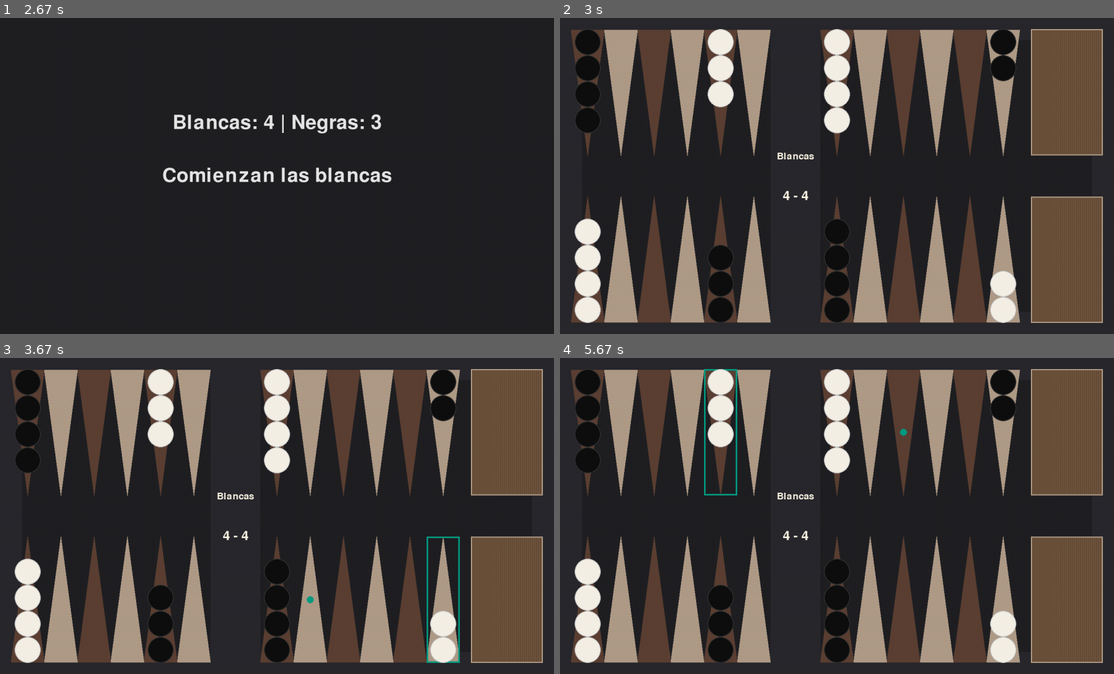
Above: before the commit, frames 1-4 (two rows, left to right).
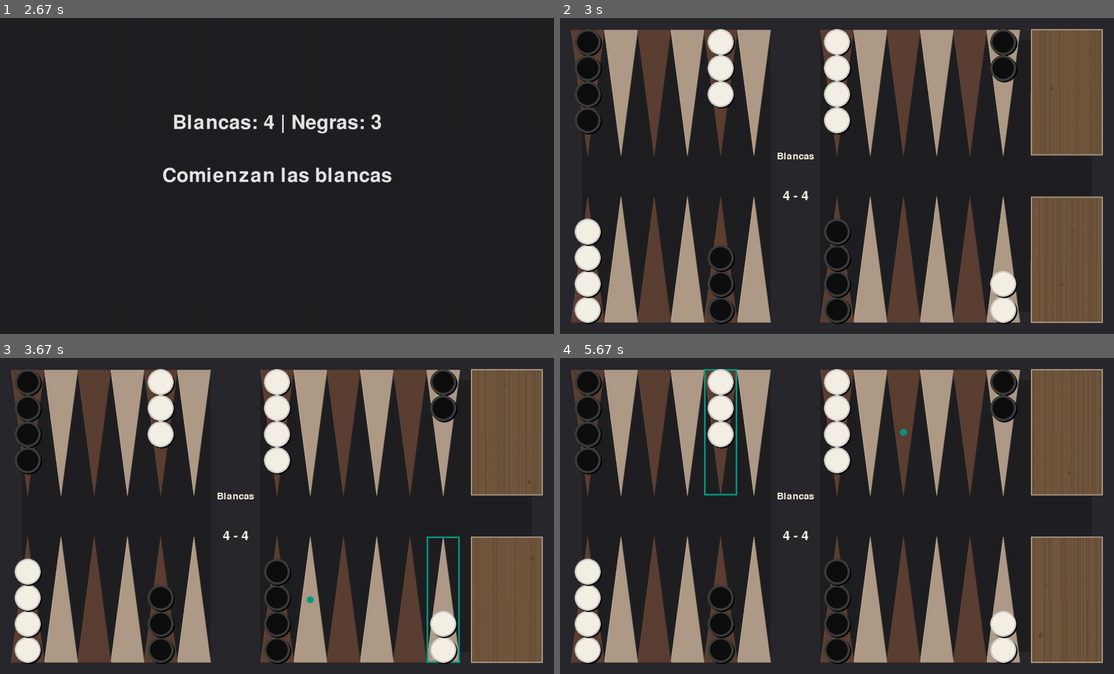
Above: after the commit, the same moments.

Repository: BarbozaFederico/rback
Game: pygame game, started from backgammon/pygame_ui/ui.py
Two runs of this game, one before a commit and one after it. Both use one fixed random seed, a clock stepped at 60 frames per second and the inputs below.
Inputs (mouse positions are in pixels of both pictures, inside the frame that each line leads up to):
- Up to frame 1 (2.67 s): click (277, 176) at 0.38 s
- Up to frame 2 (3 s): no input
- Up to frame 3 (3.67 s): click (421, 566) at 3.22 s; click (443, 598) at 3.55 s
- Up to frame 4 (5.67 s): click (1030, 598) at 3.88 s; click (1003, 598) at 4.22 s; click (665, 474) at 4.55 s; click (715, 459) at 5.55 s

Frame 1 is identical in both runs. In frame 2, 2.1% of the frame differs, in the area x 2-95%, y 3-97%; in frame 3, 2.1%; in frame 4, 2.1%.

Commit message:
feat: Enhance UI with realistic 3D and texture effects
This commit overhauls the backgammon board's visual presentation to create a more realistic and immersive user experience.

- Implemented a 3D effect for checkers, adding shadows and highlights to give them depth.
- Added a subtle 3D effect to the board points (triangles) to make them look inlaid.
- Introduced a procedural wood grain texture to the main board background and enhanced the texture in the bear-off areas.
- The game's color palette remains consistent with the existing theme.

Diff:
--- a/backgammon/pygame_ui/ui.py
+++ b/backgammon/pygame_ui/ui.py
@@ -191,6 +191,27 @@
                 point_x_top, self.board_edge, self.point_width, self.point_height
             )
 
+    def _draw_3d_checker(self, surface, color, center, radius):
+        """Dibuja una ficha con efecto 3D, incluyendo sombra y brillo."""
+        shadow_color = (0, 0, 0, 100)
+        highlight_color = (255, 255, 255, 50)
+        darker_color = (int(color[0] * 0.8), int(color[1] * 0.8), int(color[2] * 0.8))
+
+        # Sombra arrojada
+        shadow_offset = int(radius * 0.1)
+        pygame.draw.circle(surface, shadow_color, (center[0] + shadow_offset, center[1] + shadow_offset), radius)
+
+        # Cuerpo principal de la ficha
+        pygame.draw.circle(surface, darker_color, center, radius)
+
+        # Borde interior para dar profundidad
+        pygame.draw.circle(surface, color, center, int(radius * 0.9))
+
+        # Brillo sutil
+        highlight_surface = pygame.Surface((radius * 2, radius * 2), pygame.SRCALPHA)
+        pygame.draw.circle(highlight_surface, highlight_color, (radius, radius), radius, int(radius * 0.2))
+        surface.blit(highlight_surface, (center[0] - radius, center[1] - radius))
+
     def _draw_checkers(self):
         """Draws the checkers on the board based on the game state."""
         checker_colors = {"blancas": COLOR_PIEZA_BLANCA, "negras": COLOR_PIEZA_NEGRA}
@@ -225,21 +246,8 @@
             for i in range(num_to_draw):
                 center_x = rect.centerx
                 center_y = base_y + (i * 2 * self.checker_radius * direction)
-                border_color = (
-                    COLOR_BORDE_BLANCA
-                    if player_color == "blancas"
-                    else COLOR_BORDE_NEGRA
-                )
-                pygame.draw.circle(
-                    self.screen, checker_color, (center_x, center_y), self.checker_radius
-                )
-                pygame.draw.circle(
-                    self.screen,
-                    border_color,
-                    (center_x, center_y),
-                    self.checker_radius,
-                    2,
-                )
+                self._draw_3d_checker(self.screen, checker_color, (center_x, center_y), self.checker_radius)
+
 
             # If there are more than 5 checkers, display the count on the last visible checker
             if len(checkers) > 5:
@@ -271,17 +279,7 @@
             center_y = positions[color_name]
 
             # Draw a single checker representing the stack on the bar
-            border_color = (
-                COLOR_BORDE_BLANCA
-                if color_name == "blancas"
-                else COLOR_BORDE_NEGRA
-            )
-            pygame.draw.circle(
-                self.screen, color, (bar_x, center_y), self.checker_radius
-            )
-            pygame.draw.circle(
-                self.screen, border_color, (bar_x, center_y), self.checker_radius, 2
-            )
+            self._draw_3d_checker(self.screen, color, (bar_x, center_y), self.checker_radius)
 
             # If there's more than one, draw the count
             if len(checkers) > 1:
@@ -374,72 +372,82 @@
         """
         Draws the static elements of the backgammon board using pre-calculated rects.
         """
-        # Dibuja el fondo de la mesa y el marco del tablero
+        # --- 1. Draw Textured Background ---
         self.screen.fill(COLOR_FONDO_MESA)
+
+        # Create a surface for the wood grain texture for the main playing area
+        wood_texture = pygame.Surface((WIDTH, HEIGHT), pygame.SRCALPHA)
+        grain_color = (*COLOR_FONDO_TABLERO, 15) # Use a very subtle, semi-transparent dark grain
+
+        # Draw long, wavy vertical grains to simulate wood
+        for i in range(WIDTH // 15): # Fewer lines for a more subtle effect
+            if random.randint(0, 1) == 0: continue
+
+            x_start = random.randint(0, WIDTH)
+            y_current = 0
+            x_current = x_start
+
+            while y_current < HEIGHT:
+                x_wobble = random.randint(-1, 1) * 2
+                y_step = random.randint(20, 40)
+                x_next, y_next = x_current + x_wobble, y_current + y_step
+                pygame.draw.line(wood_texture, grain_color, (x_current, y_current), (x_next, y_next), 2)
+                x_current, y_current = x_next, y_next
+
+        self.screen.blit(wood_texture, (0, 0))
+
+        # --- 2. Draw Board Frame and Bar ---
         pygame.draw.rect(
             self.screen, COLOR_FONDO_TABLERO, (0, 0, WIDTH, HEIGHT), self.board_edge * 2
         )
-
-        # Dibuja la barra central
         bar_x = self.board_edge + 6 * self.point_width
         pygame.draw.rect(self.screen, COLOR_FONDO_TABLERO, (bar_x, 0, self.bar_width, HEIGHT))
 
-        # Dibuja las áreas de bear-off
+        # --- 3. Draw Textured Bear-Off Areas ---
         for color, rect in self.bear_off_rects.items():
             pygame.draw.rect(self.screen, COLOR_BEAR_OFF_BAR, rect)
-            # Simular textura de madera o fieltro con líneas
-            for i in range(0, rect.width, 5):
-                line_color = (
-                    *COLOR_TRIANGULO_OSCURO,
-                    50,
-                )  # Añadir canal alfa para transparencia
-                start_pos = (rect.left + i, rect.top)
-                end_pos = (rect.left + i, rect.bottom)
-                pygame.draw.line(self.screen, line_color, start_pos, end_pos, 1)
+
+            # Enhanced wood texture for bear-off area
+            darker_wood = (int(COLOR_BEAR_OFF_BAR[0] * 0.85), int(COLOR_BEAR_OFF_BAR[1] * 0.85), int(COLOR_BEAR_OFF_BAR[2] * 0.85))
+            lighter_wood = (min(255, int(COLOR_BEAR_OFF_BAR[0] * 1.15)), min(255, int(COLOR_BEAR_OFF_BAR[1] * 1.15)), min(255, int(COLOR_BEAR_OFF_BAR[2] * 1.15)))
+
+            for i in range(0, rect.width, random.randint(4, 8)):
+                line_color = random.choice([darker_wood, lighter_wood])
+                start_x, end_x = rect.left + i, rect.left + i + random.randint(-1, 1)
+                pygame.draw.line(self.screen, line_color, (start_x, rect.top), (end_x, rect.bottom), 1)
+
+            for _ in range(2): # Add a couple of "knots"
+                 knot_x, knot_y = rect.left + random.randint(10, rect.width - 10), rect.top + random.randint(10, rect.height - 10)
+                 knot_radius = random.randint(3, 6)
+                 pygame.draw.circle(self.screen, darker_wood, (knot_x, knot_y), knot_radius)
+
             pygame.draw.rect(
                 self.screen, COLOR_TRIANGULO_CLARO, rect, 3
-            )  # Borde más grueso y claro
-
-        # Colores de los triángulos
+            )  # Frame for bear-off
+
+        # --- 4. Draw 3D Triangles ---
         color1 = COLOR_TRIANGULO_CLARO
         color2 = COLOR_TRIANGULO_OSCURO
 
-        # Dibuja los triángulos
         for i, rect in enumerate(self.point_rects):
-            if rect is None:
-                continue
-
-            # Determine color based on visual column
-            if i >= 12:
-                vis_i = i - 12
-            else:
-                vis_i = 11 - i
-            point_color = (
-                color1 if vis_i % 2 != 0 else color2
-            )  # Flipped this to match original look
-
-            # Draw triangle
+            if rect is None: continue
+
+            if i >= 12: vis_i = i - 12
+            else: vis_i = 11 - i
+            point_color = color1 if vis_i % 2 != 0 else color2
+
+            darker_color = (int(point_color[0] * 0.8), int(point_color[1] * 0.8), int(point_color[2] * 0.8))
+            lighter_color = (min(255, int(point_color[0] * 1.2)), min(255, int(point_color[1] * 1.2)), min(255, int(point_color[2] * 1.2)))
+
             triangle_margin = 2
-            if i >= 12:  # Top row points down
-                pygame.draw.polygon(
-                    self.screen,
-                    point_color,
-                    [
-                        (rect.left, rect.top + triangle_margin),
-                        (rect.right, rect.top + triangle_margin),
-                        rect.midbottom,
-                    ],
-                )
-            else:  # Bottom row points up
-                pygame.draw.polygon(
-                    self.screen,
-                    point_color,
-                    [
-                        (rect.left, rect.bottom - triangle_margin),
-                        (rect.right, rect.bottom - triangle_margin),
-                        rect.midtop,
-                    ],
-                )
+            if i >= 12:  # Top row
+                points = [(rect.left, rect.top + triangle_margin), (rect.right, rect.top + triangle_margin), rect.midbottom]
+            else:  # Bottom row
+                points = [(rect.left, rect.bottom - triangle_margin), (rect.right, rect.bottom - triangle_margin), rect.midtop]
+
+            pygame.draw.polygon(self.screen, point_color, points)
+            pygame.draw.aaline(self.screen, lighter_color, points[0], points[2])
+            pygame.draw.aaline(self.screen, darker_color, points[1], points[2])
 
     def _get_point_from_pos(self, pos):
         """Converts mouse coordinates to a board point index (0-23)."""
